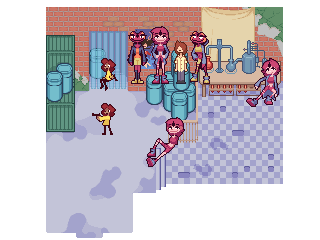
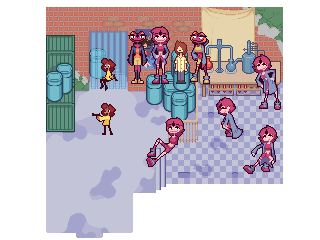
Revision of a layered (320, 240) image; what changed, layer by layer:
painted on "Layer 3" over 216, 54, 281, 174
